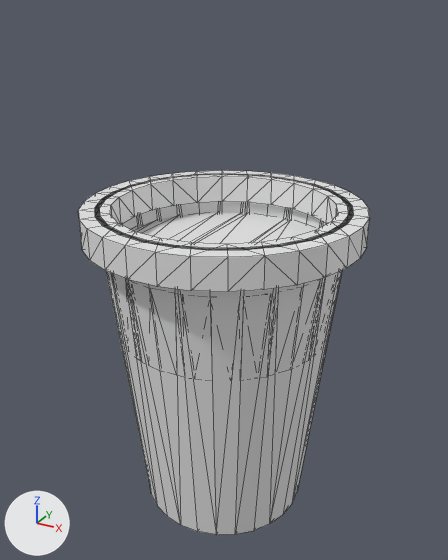
Before and after pictures for a commit that changed the FBX model models/michelada/michelada.fbx.
Rendered twice from a 50 mm camera at (0.385, -0.699, 0.7) aimed at (-0.005, 0.009, 0.346). Every picture has the same lights, and +X, +Y and +Z are marked at lower left. Mesh edges are drawn as thin lines.

The scene before the commit, as lines of its bpy script (objects in view):
```python
me_michelada_glass = bpy.data.meshes.new('michelada-glass')
me_michelada_glass.from_pydata(...)  # 134 vertices, 264 faces; spans x -0.169..0.17, y -0.17..0.17, z 0.0..0.46
me_michelada_rim = bpy.data.meshes.new('michelada-rim')
me_michelada_rim.from_pydata(...)  # 108 vertices, 216 faces; spans x -0.19..0.19, y -0.189..0.189, z 0.42..0.46
me_michelada_sauce_001 = bpy.data.meshes.new('michelada-sauce.001')
me_michelada_sauce_001.from_pydata(...)  # 106 vertices, 208 faces; spans x -0.16..0.161, y -0.161..0.161, z 0.28..0.4
ob_glass = bpy.data.objects.new('glass', me_michelada_glass)
ob_glass.location = (0.0, 0.0, 0.0)
ob_rim = bpy.data.objects.new('rim', me_michelada_rim)
ob_rim.location = (0.0, 0.0, 0.0)
ob_sauce = bpy.data.objects.new('sauce', me_michelada_sauce_001)
ob_sauce.location = (0.0, 0.0, 0.0)
```
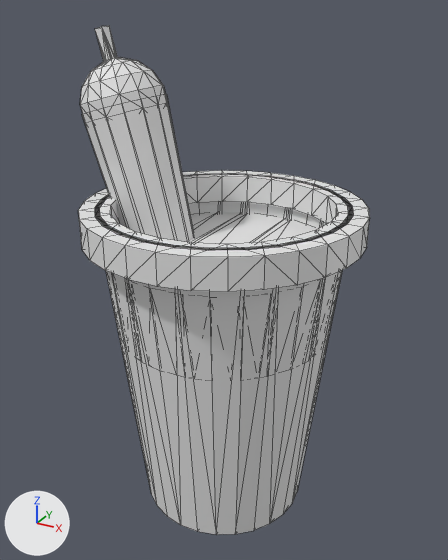
Patch to the scene script:
```diff
--- a/models/michelada/michelada.fbx.py
+++ b/models/michelada/michelada.fbx.py
@@ me_michelada_pepper_stem @@
+me_michelada_pepper_stem.from_pydata(...)  # 152 vertices, 300 faces; spans x -0.215..-0.096, y -0.058..0.059, z 0.52..0.679
@@ me_michelada_pepper_body @@
+me_michelada_pepper_body.from_pydata(...)  # 30 vertices, 56 faces; spans x -0.213..0.029, y -0.059..0.06, z -0.008..0.595
@@ ob_pepper_stem @@
+ob_pepper_stem = bpy.data.objects.new('pepper-stem', me_michelada_pepper_stem)
+ob_pepper_stem.location = (0.0, 0.0, 0.0)
@@ ob_pepper_body @@
+ob_pepper_body = bpy.data.objects.new('pepper-body', me_michelada_pepper_body)
+ob_pepper_body.location = (0.0, 0.0, 0.0)
```

Where the change shows, as pixel boxes [x1, y1, x2, y2] in the pictures (448 x 560 px):
'pepper-body', added
    after: [82, 94, 194, 242]
'pepper-stem', added
    after: [80, 26, 166, 114]
